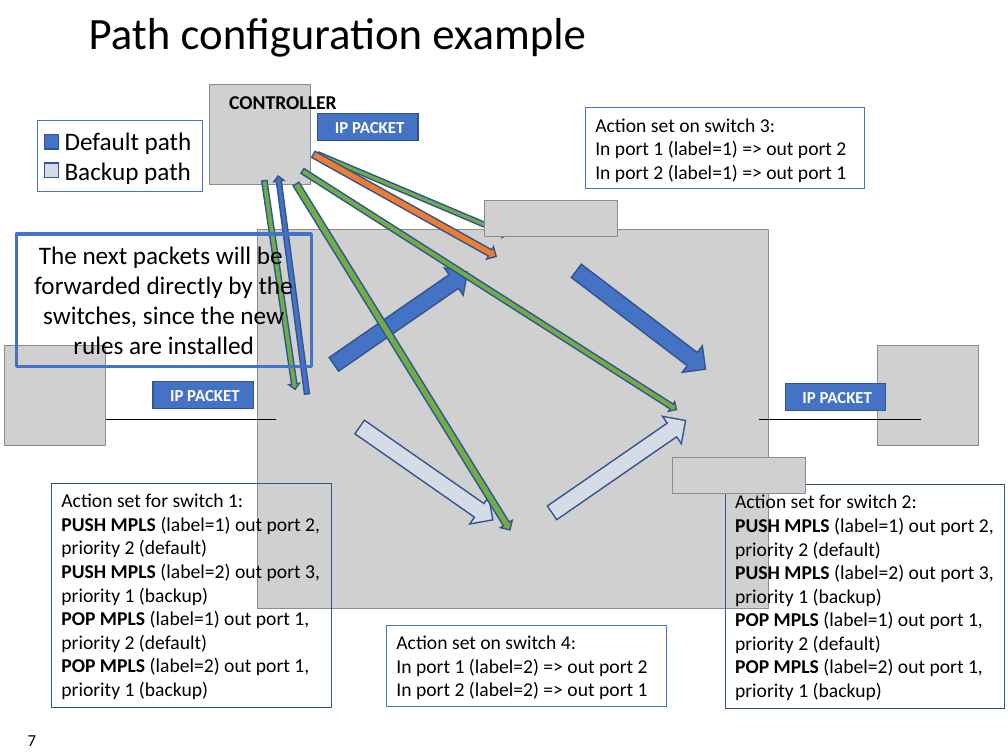
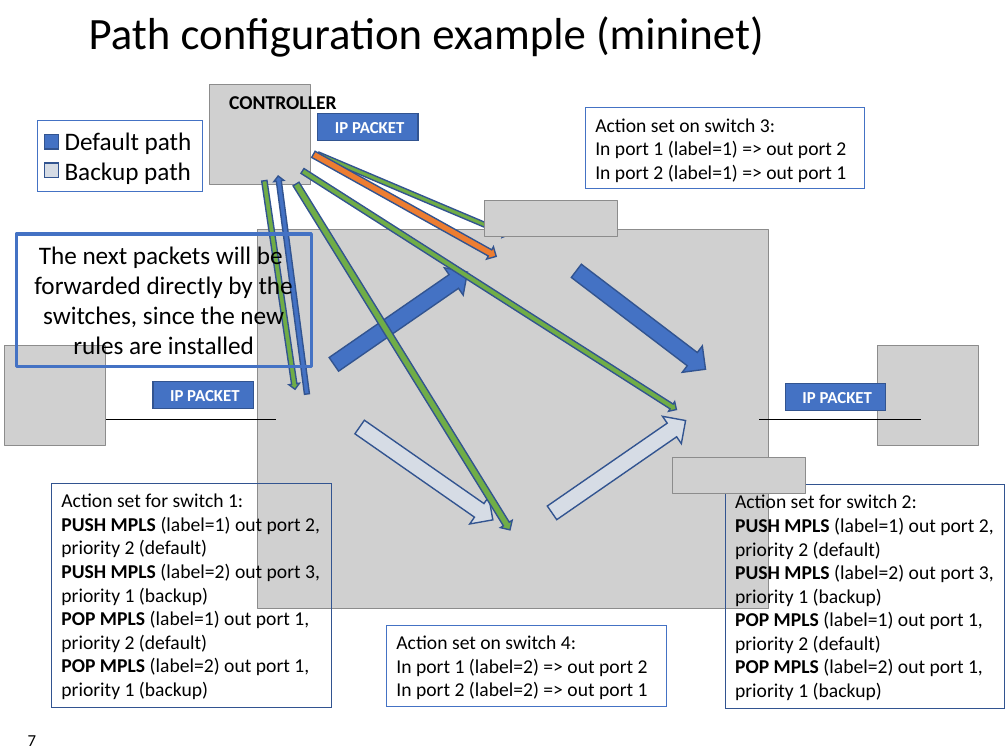
Before and after one commit to xdl907/switching-and-routing-project, a slide deck: slide 7 of template_project_exam__1_.pptx. Drawn at 1008x756 pixels with LibreOffice and Linux fonts; fonts in the diff are those of the drawing; grey boxes stand for pictures; background and template pictures are left out. Boxes give left, top, right and bottom in pixels: in the first picture for what was removed or moved away, otherwise in the second. Text is boxed around its words. In the diff, an @@ line names an element or a change of style, - is before the commit and + after.

```diff
--- a/template_project_exam__1_.pptx
+++ b/template_project_exam__1_.pptx
@@ title at [89,16,764,57]: text changed @@
-Path configuration example
+Path configuration example (mininet)
```
Also in this commit, not shown: 6 other slides changed.
